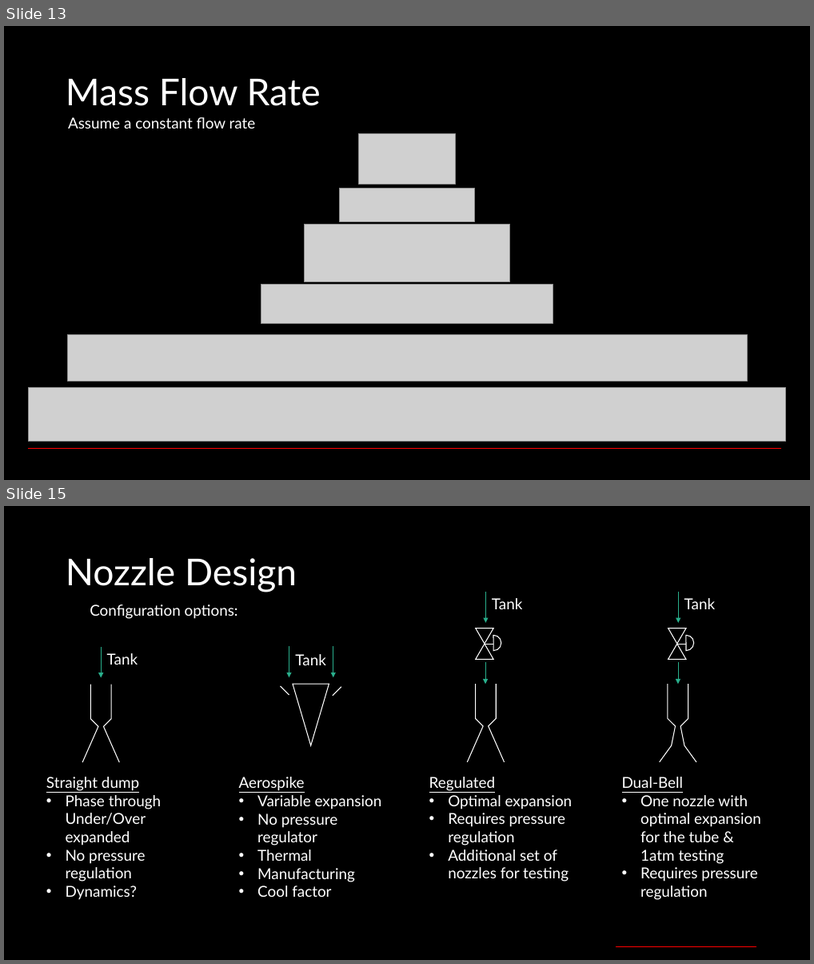
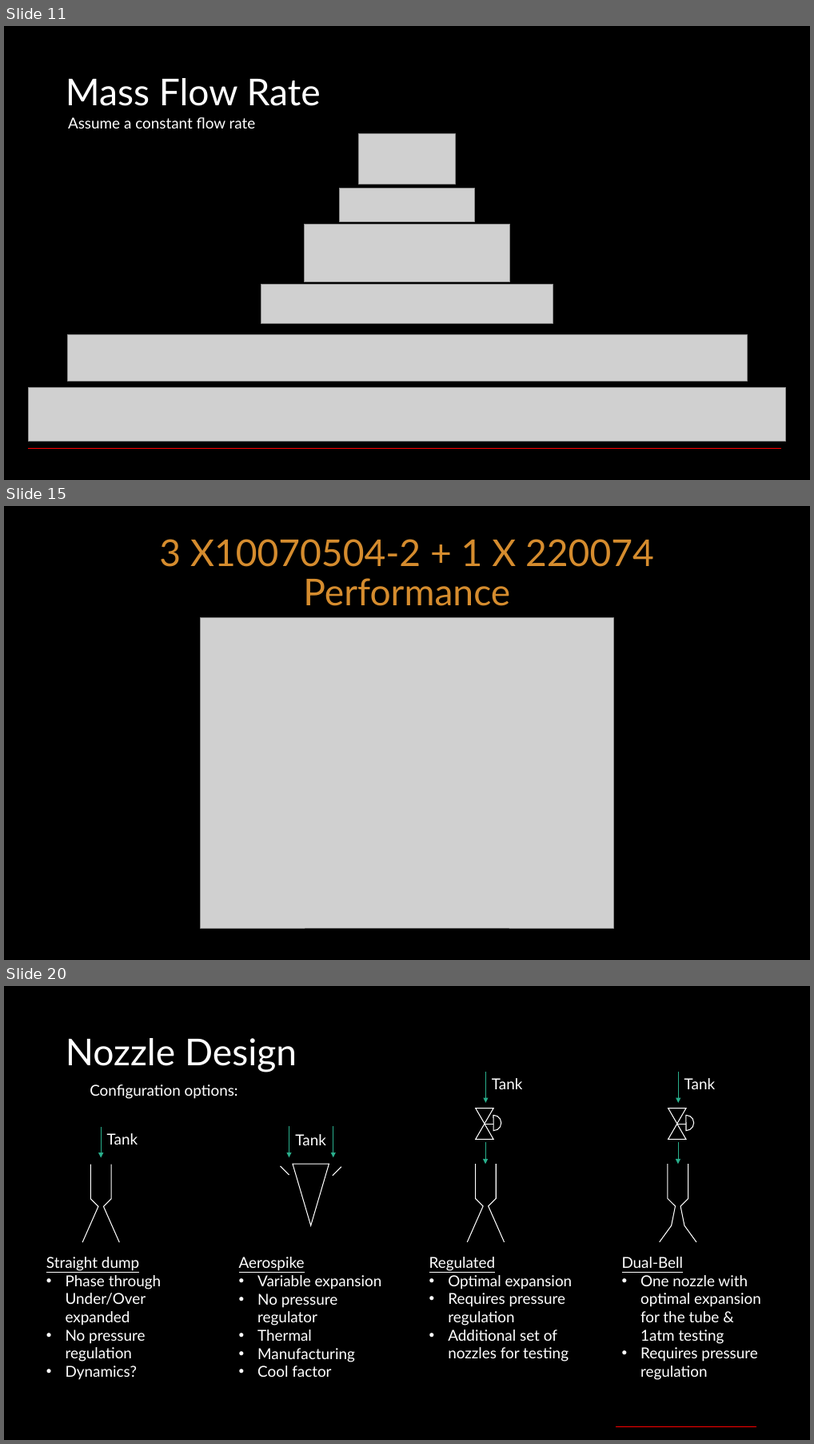
Before and after one commit to Kent1701/Cal_Poly_SLO_Hyperloop_Propulsion_2019_2020, a slide deck: Presentations/CDR_Prop.pptx. Shown one above the other, each under a label of ours: slides 13 and 15 before the commit, slides 11, 15 and 20 after it; the slides between them are not shown. The pictures are 814x964 and 814x1444 pixels, drawn with LibreOffice and Linux fonts; fonts in the diff are those of the drawing; grey boxes stand for pictures. Boxes give left, top, right and bottom in pixels: in the first picture for what was removed or moved away, otherwise in the second. Text is boxed around its words. In the diff, an @@ line names an element or a change of style, - is before the commit and + after.

```diff
--- a/Presentations/CDR_Prop.pptx
+++ b/Presentations/CDR_Prop.pptx
@@ slide 15 added at <box>4,506,810,960</box>, background #000000 @@
@@ title added at <box>159,539,654,606</box>, 44 pt, text #D58C2E @@
+3 X10070504-2 + 1 X 220074 Performance
@@ picture added at <box>201,618,614,928</box> @@
@@ what was slide 13 is now slide 11 @@
@@ what was slide 15 is now slide 20 @@
```
Also in this commit, not shown: 3 slides changed, 6 other slides added, 2 slides removed, 18 other files.
